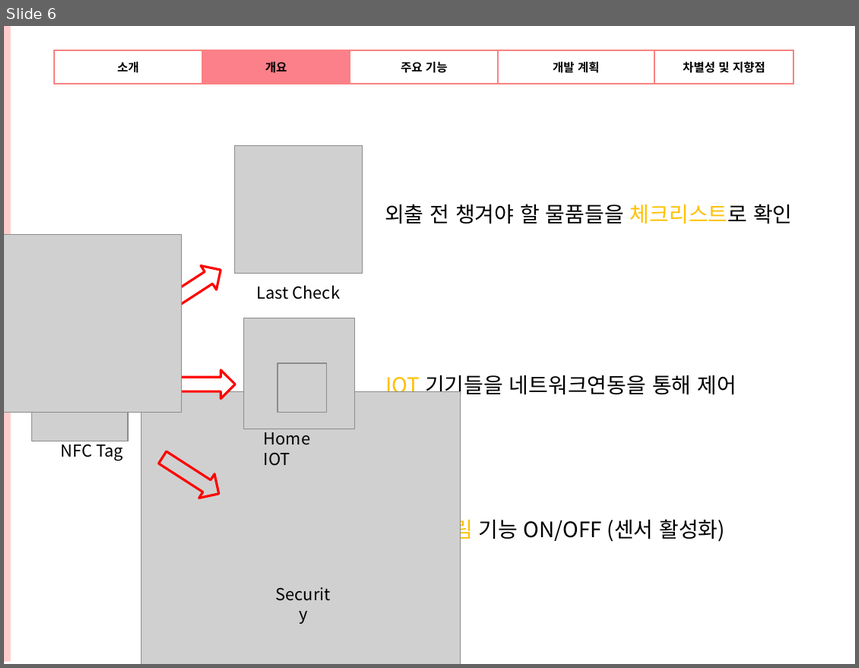
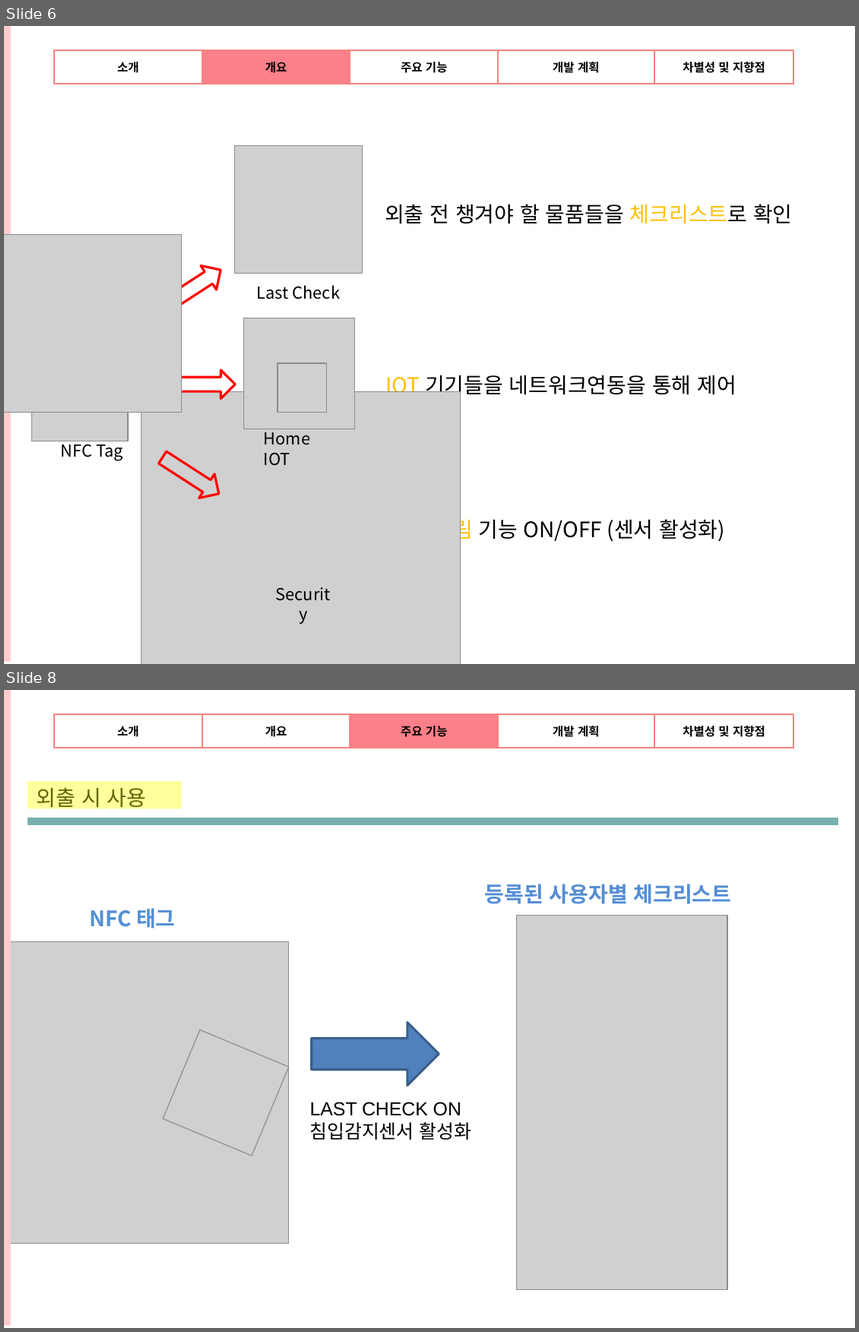
Before and after one commit to OriginalNetworkExperts/SystemConstruct, a slide deck: 시스템분석설계ppt.pptx. Shown one above the other, each under a label of ours: slide 6 before the commit, slides 6 and 8 after it; the slides between them are not shown. The pictures are 859x668 and 859x1332 pixels, drawn with LibreOffice and Linux fonts; fonts in the diff are those of the drawing; grey boxes stand for pictures; background and template pictures are left out. Boxes give left, top, right and bottom in pixels: in the first picture for what was removed or moved away, otherwise in the second. Text is boxed around its words. In the diff, an @@ line names an element or a change of style, - is before the commit and + after.

```diff
--- a/시스템분석설계ppt.pptx
+++ b/시스템분석설계ppt.pptx
@@ slide 8 added at (x1=4, y1=690, x2=855, y2=1328), background picture (left out) @@
@@ rectangle added at (x1=4, y1=690, x2=11, y2=1326), fill #FFCCCC @@
@@ table added at (x1=54, y1=714, x2=855, y2=748), 1 rows, 6 columns @@
+소개 | 개요 | 주요 기능 | 개발 계획 | 차별성 및 지향점 | 
@@ rectangle added at (x1=28, y1=781, x2=182, y2=809), fill #FFFF00 at 39% opacity @@
@@ text added at (x1=37, y1=787, x2=147, y2=812), 18 pt, text #000000 @@
+외출 시 사용
@@ line added from (28, 822) to (838, 822), #78B0AD 6 pt @@
@@ text added at (x1=485, y1=884, x2=732, y2=904), 18 pt, text #558ED5, bold @@
+등록된 사용자별 체크리스트
@@ text added at (x1=89, y1=908, x2=176, y2=929), 18 pt, text #558ED5, bold @@
+NFC 태그
@@ picture added at (x1=516, y1=916, x2=728, y2=1290) @@
@@ picture added at (x1=4, y1=942, x2=288, y2=1243) @@
@@ picture added at (x1=163, y1=1030, x2=288, y2=1156) @@
@@ right arrow added at (x1=311, y1=1023, x2=439, y2=1086), fill #4F81BD, outline #3A5F8C 2 pt @@
@@ text added at (x1=310, y1=1102, x2=472, y2=1140), 16 pt, text #000000 @@
+LAST CHECK ON
+침입감지센서 활성화
```
Also in this commit, not shown: 11 slides changed, 7 other slides added.
